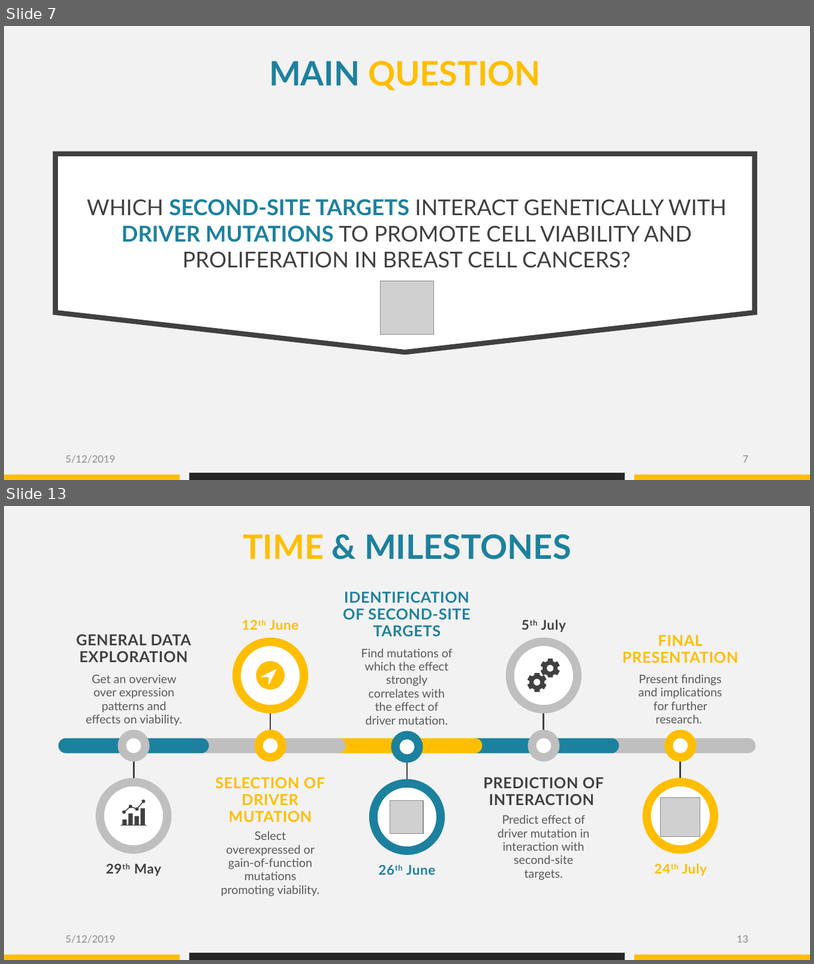
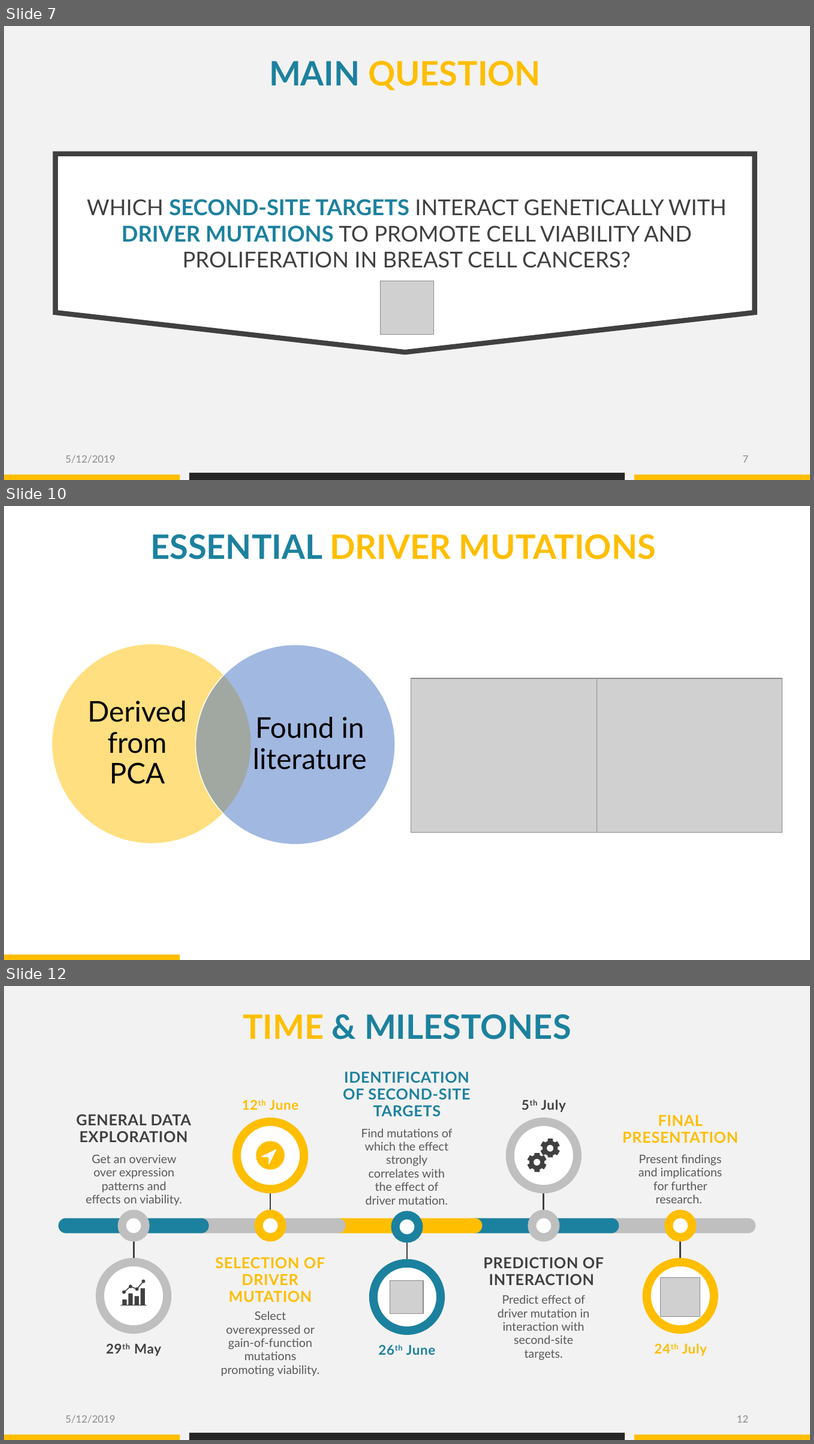
Before and after one commit to datascience-mobi/group-04-project-1-4, a slide deck: Project proposal_presentation_V1.pptx. Shown one above the other, each under a label of ours: slides 7 and 13 before the commit, slides 7, 10 and 12 after it; the slides between them are not shown. The pictures are 814x964 and 814x1444 pixels, drawn with LibreOffice and Linux fonts; fonts in the diff are those of the drawing; grey boxes stand for pictures. Boxes give left, top, right and bottom in pixels: in the first picture for what was removed or moved away, otherwise in the second. Text is boxed around its words. In the diff, an @@ line names an element or a change of style, - is before the commit and + after.

```diff
--- a/Project proposal_presentation_V1.pptx
+++ b/Project proposal_presentation_V1.pptx
@@ slide 10 added at bbox=[4, 506, 810, 960], background #FFFFFF @@
@@ text added at bbox=[150, 534, 656, 559], 40 pt, text #FFBE00, bold @@
+ESSENTIAL DRIVER MUTATIONS
@@ picture added at bbox=[411, 678, 597, 832] @@
@@ picture added at bbox=[597, 678, 783, 832] @@
@@ group added at bbox=[52, 644, 395, 844]: 2 ellipses, 2 texts @@
+Derived from PCA
+Found in literature
@@ rectangle added at bbox=[4, 954, 180, 960], fill #FFBE00 @@
@@ what was slide 13 is now slide 12 @@
@@ page number at bbox=[737, 1415, 749, 1422]: text changed @@
-13
+12
```
Also in this commit, not shown: 6 slides changed, 2 other slides added, 3 slides removed.
